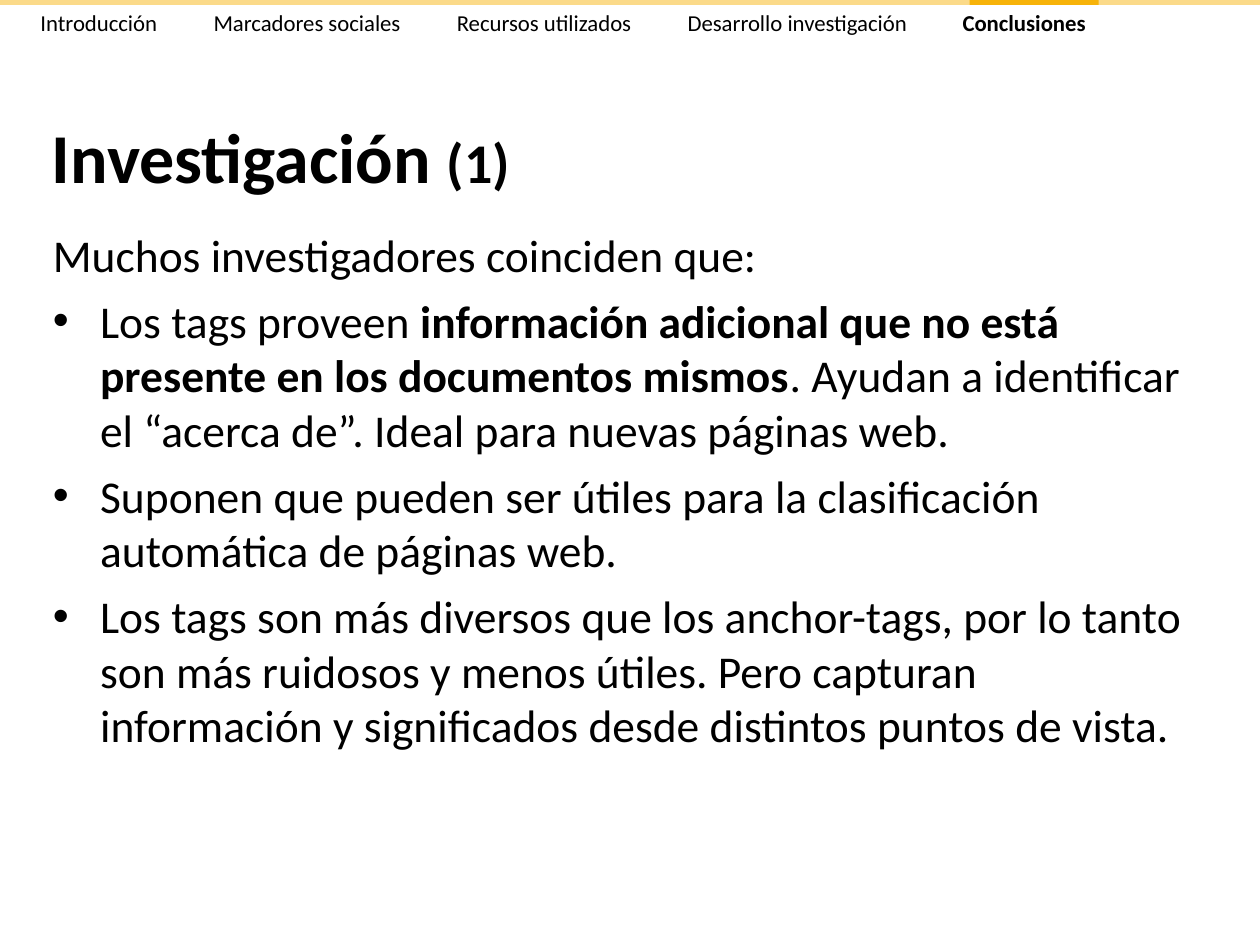
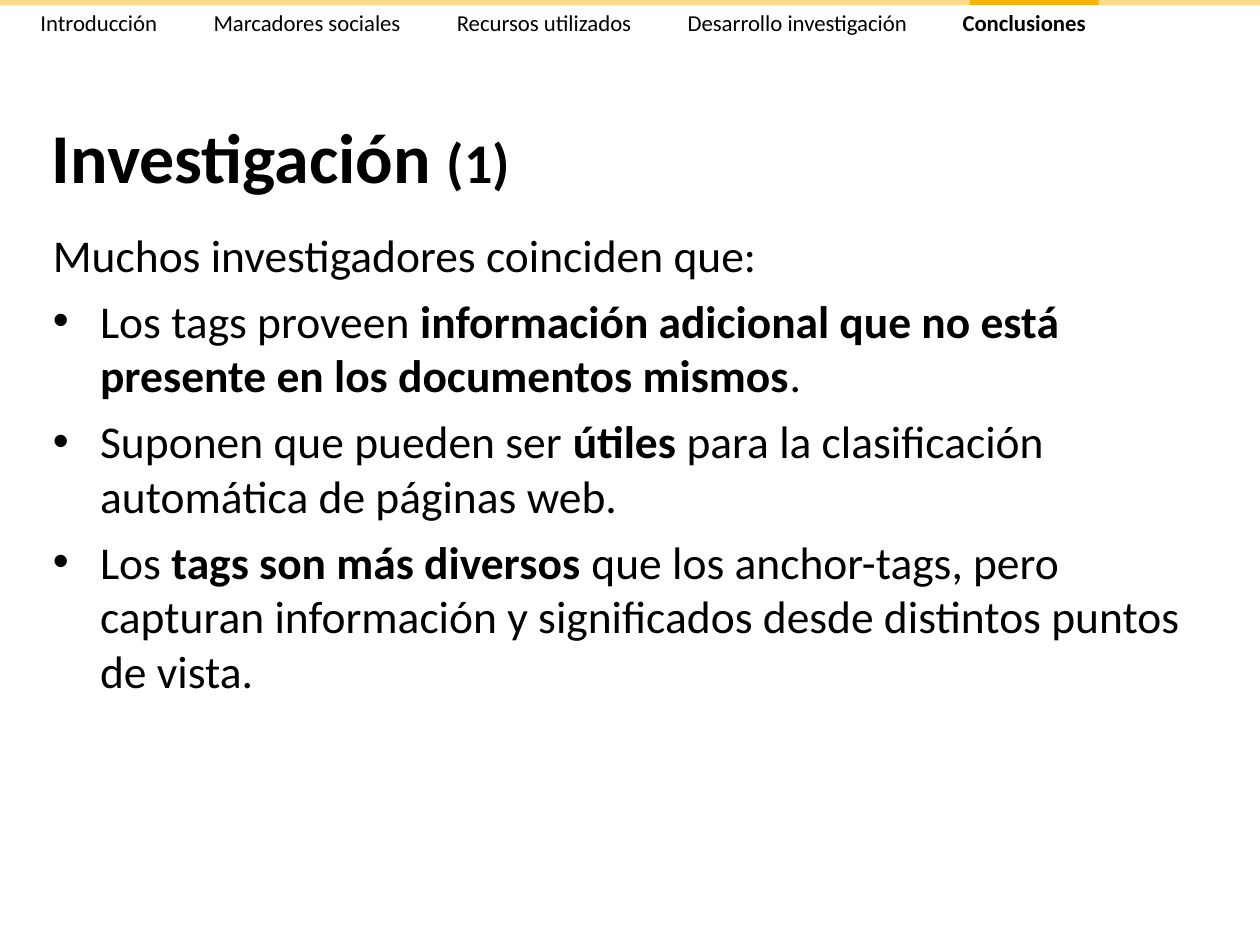
Before and after one commit to ak907kenai/nicotournetesis, a slide deck: slide 49 of docs_trunk/Presentación/Nicolás Tourné - Presentación Tesis (v2.3).ppt (slide 57 before the commit). Drawn at 1260x945 pixels with LibreOffice and Linux fonts; fonts in the diff are those of the drawing. Boxes give left, top, right and bottom in pixels: in the first picture for what was removed or moved away, otherwise in the second. Text is boxed around its words. In the diff, an @@ line names an element or a change of style, - is before the commit and + after.

```diff
--- a/docs_trunk/Presentación/Nicolás Tourné - Presentación Tesis (v2.3).ppt
+++ b/docs_trunk/Presentación/Nicolás Tourné - Presentación Tesis (v2.3).ppt
@@ text at [100, 306, 1059, 399]: text changed; bold on @@
-• Los tags proveen información adicional que no está presente en los documentos mismos. Ayudan a identificar el “acerca de”. Ideal para nuevas páginas web.
+• Los tags proveen información adicional que no está presente en los documentos mismos.
@@ text at [100, 426, 1044, 521]: bold on in "útiles" @@
@@ text at [100, 547, 1179, 689]: text changed @@
-• Los tags son más diversos que los anchor-tags, por lo tanto son más ruidosos y menos útiles. Pero capturan información y significados desde distintos puntos de vista.
+• Los tags son más diversos que los anchor-tags, pero capturan información y significados desde distintos puntos de vista.
```
Also in this commit, not shown: 23 other slides changed, 11 slides removed, 1 other file.
